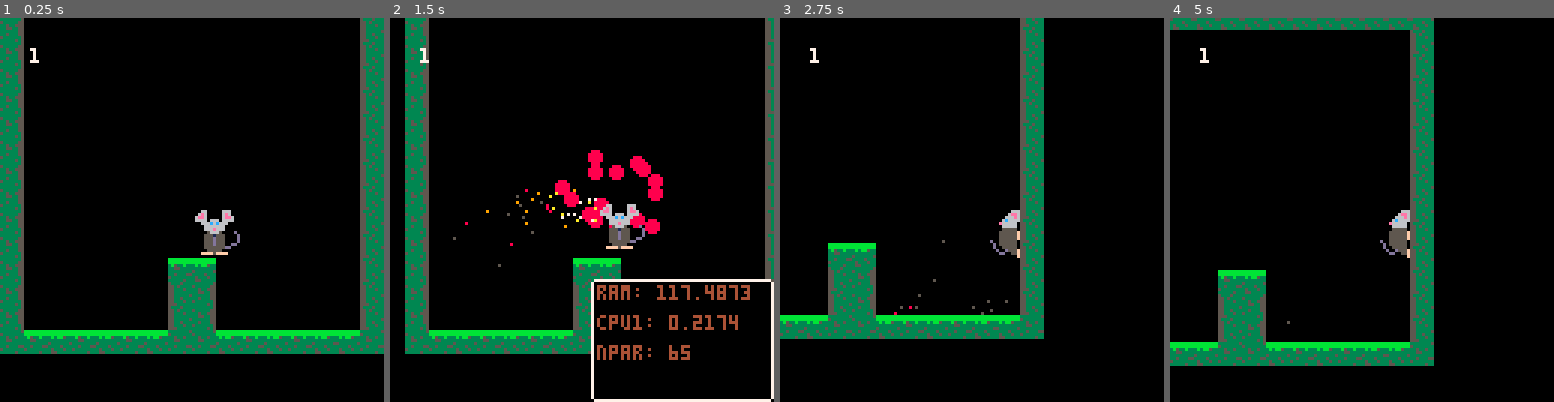
Above: before the commit, frames 1-4 (left to right).
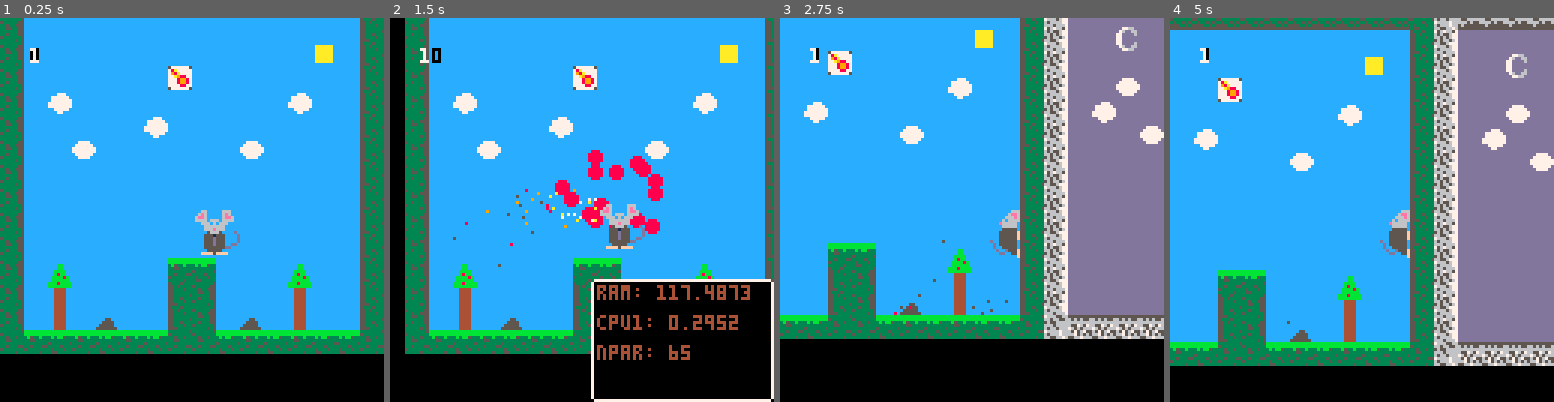
Above: after the commit, the same moments.

Repository: Theo-Fafet/ludum-dare-45
Game: PICO-8 cartridge ludum-dare-45.p8
Two runs of this game, one before a commit and one after it. Both use one fixed random seed, a clock stepped at 60 frames per second and the inputs below.
Inputs:
- Up to frame 1 (0.25 s): no input
- Up to frame 2 (1.5 s): tap X (X key) at 0.33, 1.07 s; tap O (Z key) at 0.7 s
- Up to frame 3 (2.75 s): hold Right 1.6-2.1 s; tap O (Z key) at 1.7, 2.1, 2.5 s; tap X (X key) at 1.85 s; hold Up 2.15-2.42 s; hold Right from 2.47 s (still down)
- Up to frame 4 (5 s): tap O (Z key) every 0.4 s from 2.9 to 4.9 s; tap X (X key) at 2.97, 4.08 s; release Right at 3.03 s; hold Left 3.08-3.58 s; hold Down 3.63-3.97 s; hold Right 4.02-4.68 s; hold Up from 4.73 s (still down)

The runs differ from the first frame. In frame 1, 68% of the frame differs, in the area x 6-94%, y 0-82%; in frame 2, 61%; in frame 3, 71%; in frame 4, 77%, in the area x 0-100%, y 0-91%.

Commit message:
des sprites et map nuit

Diff:
--- a/ludum-dare-45.p8
+++ b/ludum-dare-45.p8
@@ -738,23 +738,39 @@
 
 
 
+…(16 lines of a section not shown)…
 __gff__
-0001000100010001000100010000000000000000000000000000000000000000000100000000000000000000000000000000000000000000000000000000000001010101010000000000000000000000010101010100000000000000000000000000000000000000000000000000000000000000000000000000000000000000
+0001000100010001000100010000000000000000000000000000000000000000000100000000000000000000000000000000000000000000000000000000000001010101010000000000000000000000010101010100000000000000000000000000010000000000000000000000000000000000000000000000000000000000
 00000000c9ab017c88d7e9b66cec5a341df4b6a24521ec100000000000000000000000000000000000000000000000000000000000000000000000000000000000000000000000000000000000000000000000000000000000000000000000000000000000000000000000000000000000000000000000000000000000000000
 __map__
-5052524152415241525252415241525200000000000000000000000000000000000000000000000000000000000000000000000000000000000000000000000000000000000000000000000000000000000000000000000000000000000000000000000000000000000000000000000000000000000000000000000000000000
-5400000000000000000000000000005300000000000000000000000000000000000000000000000000000000000000000000000000000000000000000000000000000000000000000000000000000000000000000000000000000000000000000000000000000000000000000000000000000000000000000000000000000000
-5400000000000000000000000000005300000000000000000000000000000000000000000000000000000000000000000000000000000000000000000000000000000000000000000000000000000000000000000000000000000000000000000000000000000000000000000000000000000000000000000000000000000000
-5400000000000000000000000000005300000000000000000000000000000000000000000000000000000000000000000000000000000000000000000000000000000000000000000000000000000000000000000000000000000000000000000000000000000000000000000000000000000000000000000000000000000000
-5400000000000000000000000000005300000000000000000000000000000000000000000000000000000000000000000000000000000000000000000000000000000000000000000000000000000000000000000000000000000000000000000000000000000000000000000000000000000000000000000000000000000000
-5400000000000000000000000000005300000000000000000000000000000000000000000000000000000000000000000000000000000000000000000000000000000000000000000000000000000000000000000000000000000000000000000000000000000000000000000000000000000000000000000000000000000000
-5400000000000000000000000000455300000000000000000000000000000000000000000000000000000000000000000000000000000000000000000000000000000000000000000000000000000000000000000000000000000000000000000000000000000000000000000000000000000000000000000000000000000000
-5400000000000000000000000000455300000000000000000000000000000000000000000000000000000000000000000000000000000000000000000000000000000000000000000000000000000000000000000000000000000000000000000000000000000000000000000000000000000000000000000000000000000000
-5400000000000000000000000000455300000000000000000000000000000000000000000000000000000000000000000000000000000000000000000000000000000000000000000000000000000000000000000000000000000000000000000000000000000000000000000000000000000000000000000000000000000000
-5400000000000000000000000000455300000000000000000000000000000000000000000000000000000000000000000000000000000000000000000000000000000000000000000000000000000000000000000000000000000000000000000000000000000000000000000000000000000000000000000000000000000000
-5400000000000000000000000000455300000000000000000000000000000000000000000000000000000000000000000000000000000000000000000000000000000000000000000000000000000000000000000000000000000000000000000000000000000000000000000000000000000000000000000000000000000000
-5400000000000040410000000000005300000000000000000000000000000000000000000000000000000000000000000000000000000000000000000000000000000000000000000000000000000000000000000000000000000000000000000000000000000000000000000000000000000000000000000000000000000000
-5400000000000053540000000000005300000000000000000000000000000000000000000000000000000000000000000000000000000000000000000000000000000000000000000000000000000000000000000000000000000000000000000000000000000000000000000000000000000000000000000000000000000000
-5400000000000053545500000000005300000000000000000000000000000000000000000000000000000000000000000000000000000000000000000000000000000000000000000000000000000000000000000000000000000000000000000000000000000000000000000000000000000000000000000000000000000000
-5040414041404150504140424041425000000000000000000000000000000000000000000000000000000000000000000000000000000000000000000000000000000000000000000000000000000000000000000000000000000000000000000000000000000000000000000000000000000000000000000000000000000000
-4545454545454545454545454545454545000000000000000000000000000000000000000000000000000000000000000000000000000000000000000000000000000000000000000000000000000000000000000000000000000000000000000000000000000000000000000000000000000000000000000000000000000000
+516262626262626262626262626262515a6b6b6b6b6b6b6b6b6b6b6b6b6b6b5a000000000000000000000000000000000000000000000000000000000000000000000000000000000000000000000000000000000000000000000000000000000000000000000000000000000000000000000000000000000000000000000000
+544545454545454545454545454545535d47474747474747474747474747475c000000000000000000000000000000000000000000000000000000000000000000000000000000000000000000000000000000000000000000000000000000000000000000000000000000000000000000000000000000000000000000000000
+544545454545454545454545454645535d47474847474747475847474747475c000000000000000000000000000000000000000000000000000000000000000000000000000000000000000000000000000000000000000000000000000000000000000000000000000000000000000000000000000000000000000000000000
+544545454545456045454545454545535d47474747474747474747474757475c000000000000000000000000000000000000000000000000000000000000000000000000000000000000000000000000000000000000000000000000000000000000000000000000000000000000000000000000000000000000000000000000
+544556454545454545454545564545535d47475747474770474758474747475c000000000000000000000000000000000000000000000000000000000000000000000000000000000000000000000000000000000000000000000000000000000000000000000000000000000000000000000000000000000000000000000000
+544545454545564545454545454545535d47584747474747474747474747475c000000000000000000000000000000000000000000000000000000000000000000000000000000000000000000000000000000000000000000000000000000000000000000000000000000000000000000000000000000000000000000000000
+544545554545454545455545454545535d47474757474758474747474757475c000000000000000000000000000000000000000000000000000000000000000000000000000000000000000000000000000000000000000000000000000000000000000000000000000000000000000000000000000000000000000000000000
+544545454545454545454545454545535d47474747474747474747474747475c000000000000000000000000000000000000000000000000000000000000000000000000000000000000000000000000000000000000000000000000000000000000000000000000000000000000000000000000000000000000000000000000
+544545454545454545454545454545535d47474747474747474747474747475c000000000000000000000000000000000000000000000000000000000000000000000000000000000000000000000000000000000000000000000000000000000000000000000000000000000000000000000000000000000000000000000000
+544545454545454545454545454545535d47474747474747474747474747475c000000000000000000000000000000000000000000000000000000000000000000000000000000000000000000000000000000000000000000000000000000000000000000000000000000000000000000000000000000000000000000000000
+544545454545454545454545454545535d47474747474747474747474747475c000000000000000000000000000000000000000000000000000000000000000000000000000000000000000000000000000000000000000000000000000000000000000000000000000000000000000000000000000000000000000000000000
+544565454545454041454545654545535d47474747474747474747474747475c000000000000000000000000000000000000000000000000000000000000000000000000000000000000000000000000000000000000000000000000000000000000000000000000000000000000000000000000000000000000000000000000
+544575454545455354454545754545535d47474747474747474747474747475c000000000000000000000000000000000000000000000000000000000000000000000000000000000000000000000000000000000000000000000000000000000000000000000000000000000000000000000000000000000000000000000000
+544566457645455354457645664545535d47474747474b494a4747474747475c000000000000000000000000000000000000000000000000000000000000000000000000000000000000000000000000000000000000000000000000000000000000000000000000000000000000000000000000000000000000000000000000
+504041404140415050414042404142505a4b4b4b4b4b5a595a5b5b5b5b5b5b5a000000000000000000000000000000000000000000000000000000000000000000000000000000000000000000000000000000000000000000000000000000000000000000000000000000000000000000000000000000000000000000000000
+2424242424242424242424242424242424242400000000000000000000000000000000000000000000000000000000000000000000000000000000000000000000000000000000000000000000000000000000000000000000000000000000000000000000000000000000000000000000000000000000000000000000000000
Not shown, changed: 32 lines of the sprite sheet (__gfx__) section of ludum-dare-45.p8
